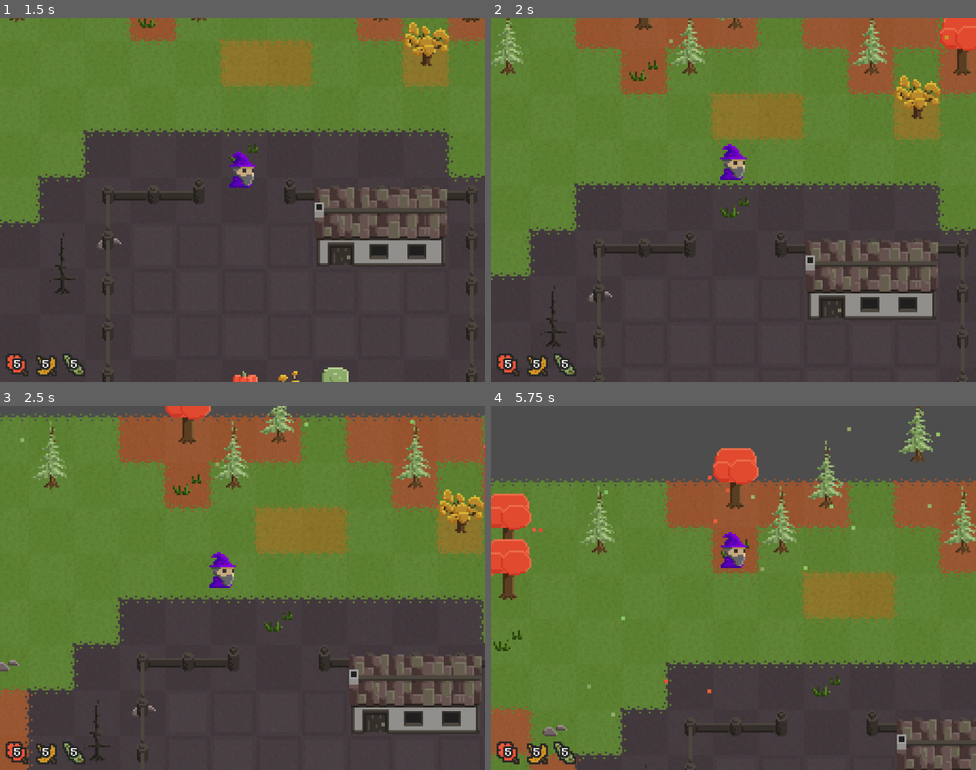
Above: before the commit, frames 1-4 (two rows, left to right).
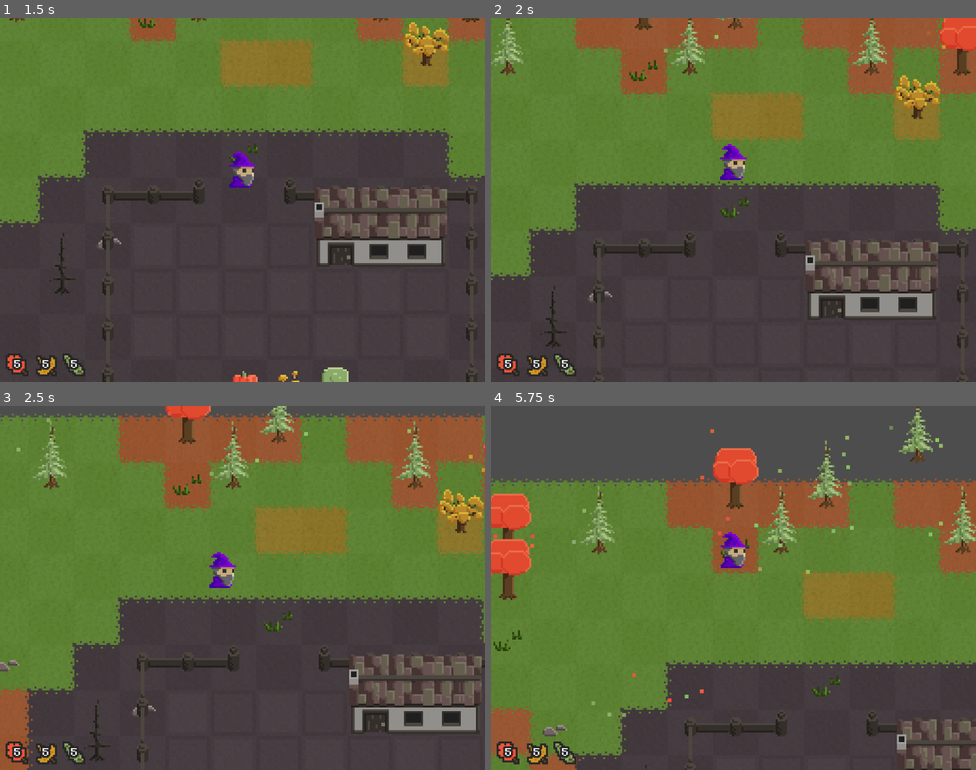
Above: after the commit, the same moments.

Repository: Pro1d/EchoesOfAmber
Game: Godot game, scene res://scenes/world.tscn
Two runs of this game, one before a commit and one after it. Both use one fixed random seed, a clock stepped at 60 frames per second and the inputs below.
Inputs:
- Up to frame 1 (1.5 s): tap Enter at 0.5 s; hold E (attract_leaves) 0.53-1.28 s; hold W (move_up) from 0.53 s (still down); tap Space at 1.25 s; tap 3 (put_green) at 1.35 s
- Up to frame 2 (2 s): keep holding W (move_up)
- Up to frame 3 (2.5 s): release W (move_up) at 2.03 s; hold A (move_left) from 2.03 s (still down); tap 1 (put_red) at 2.1 s
- Up to frame 4 (5.75 s): tap 2 (put_yellow) at 2.85 s; release A (move_left) at 3.53 s; hold S (move_down) 3.53-4.28 s; hold E (attract_leaves) 3.53-4.28 s; hold D (move_right) 4.28-5.03 s; tap 3 (put_green) at 4.35 s; hold W (move_up) from 5.03 s (still down); tap 1 (put_red) at 5.1 s

Frame 1 is identical in both runs. In frame 2, less than 0.1% of the frame differs, in the area x 35-95%, y 4-10%; in frame 3, 0.1%; in frame 4, 0.5%, in the area x 0-97%, y 1-86%.

Commit message:
looks good

Diff:
--- a/scripts/leave.gd
+++ b/scripts/leave.gd
@@ -29,7 +29,7 @@
 
 # Leave dying on ground mechanic
 var current_time_on_ground := 0.0 # seconds
-var max_time_on_ground := 2.0 # seconds
+var max_time_on_ground : float # seconds
 
 # Into bag mechanic
 # total amount of time the leave stayed close to the player
@@ -63,6 +63,7 @@
 			randf_range(0.55, 0.65),
 			randf_range(0.15, 0.25))
 
+	self.sprite.modulate.a = 0
 	self.anim.play("spawn")
 
 func _process(delta: float) -> void:
--- a/scripts/spawner.gd
+++ b/scripts/spawner.gd
@@ -4,8 +4,11 @@
 
 @onready var leave_resource := preload('res://scenes/leave.tscn')
 
-var spawn_period := 1.5 # leaves / second
-var max_alive_leaves := 10 # max alive entities
+# Settings for the leaves
+var spawn_period : float = 1.0 # leaves / second
+var max_alive_leaves : float = 100 # max alive entities
+var max_time_on_ground : float = 40.0 # seconds
+
 var type : Leave.LeaveType = Leave.LeaveType.RED
 var elapsed : float = 0.0
 var spawned_entities := []
@@ -29,6 +32,7 @@
 			randf_range(-spawn_offset_range, spawn_offset_range),
 			randf_range(-spawn_offset_range, spawn_offset_range)
 		)
+		leave.max_time_on_ground = max_time_on_ground
 		Config.root_2d.add_child(leave)
 		spawned_entities.append(leave)
 		elapsed = 0
